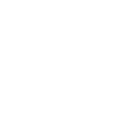
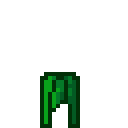
Layers edited between the first and the second (128, 128) image:
added group "chevaux" with 5 layers above "paysan" over [40, 72, 80, 128]
added group "lvl1" with 4 layers in group "chevaux" over [40, 72, 80, 128]
added layer "chevaux - lvl1 - dos" in group "lvl1" over [40, 72, 80, 128]
